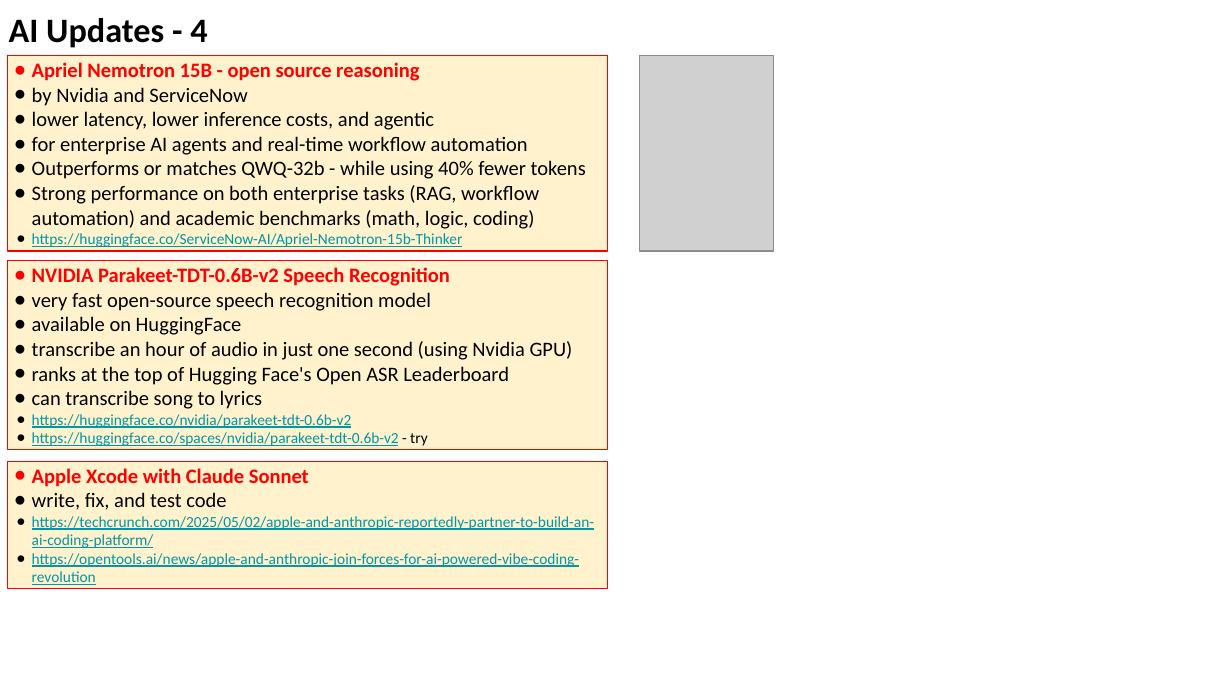
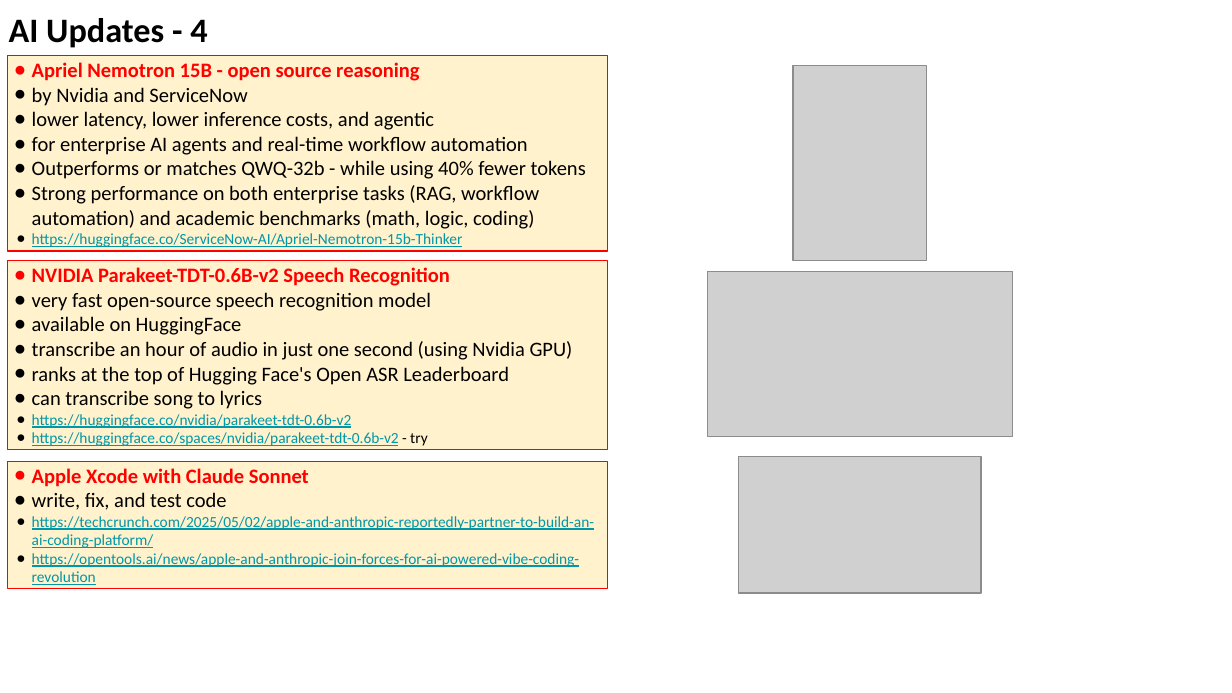
Before and after one commit to lselector/seminar, a slide deck: slide 11 of 2025/2025-05-09-AI-Updates.pptx (slide 10 before the commit). Drawn at 1232x693 pixels with LibreOffice and Linux fonts; fonts in the diff are those of the drawing; grey boxes stand for pictures. Boxes give left, top, right and bottom in pixels: in the first picture for what was removed or moved away, otherwise in the second. Text is boxed around its words. In the diff, an @@ line names an element or a change of style, - is before the commit and + after.

```diff
--- a/2025/2025-05-09-AI-Updates.pptx
+++ b/2025/2025-05-09-AI-Updates.pptx
@@ picture: place and size @@
-picture at [639, 55, 772, 251]
+picture at [793, 65, 926, 261]
@@ picture added at [707, 271, 1013, 436] @@
@@ picture added at [739, 457, 982, 594] @@
```
Also in this commit, not shown: 8 other slides changed, 1 slide added.
